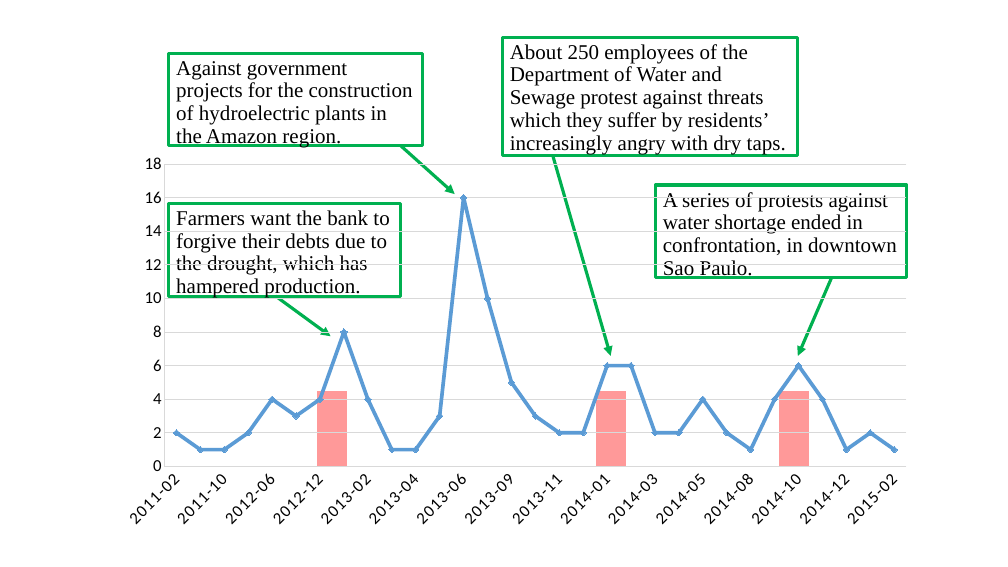
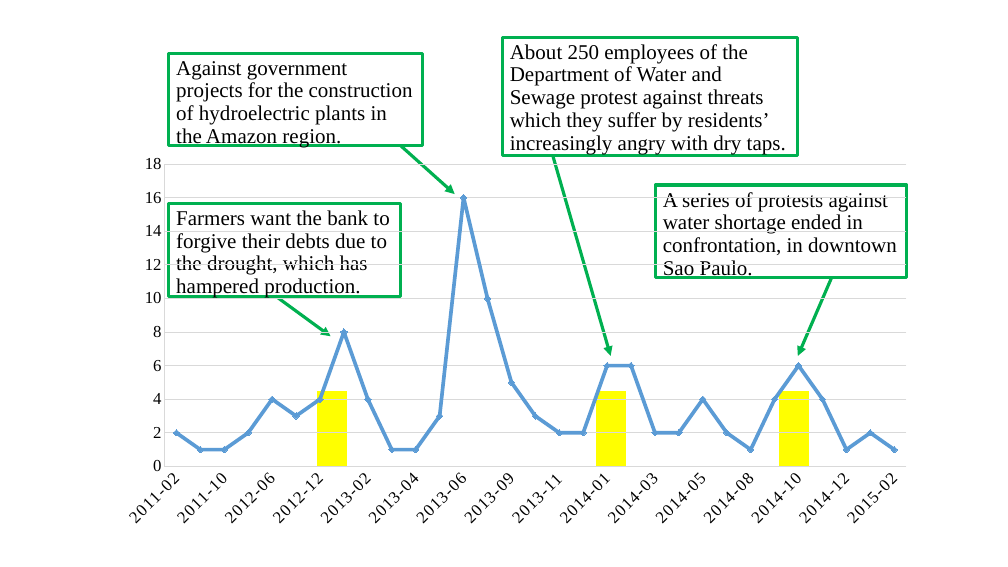
Before and after one commit to fangjin/PNAS-climate, a slide deck: slide 4 of figures/source-code-plot/timeseries-frame.pptx. Drawn at 1008x567 pixels with LibreOffice and Linux fonts; fonts in the diff are those of the drawing. Boxes give left, top, right and bottom in pixels: in the first picture for what was removed or moved away, otherwise in the second. Text is boxed around its words. In the diff, an @@ line names an element or a change of style, - is before the commit and + after.

```diff
--- a/figures/source-code-plot/timeseries-frame.pptx
+++ b/figures/source-code-plot/timeseries-frame.pptx
@@ line chart at (119,147,920,544) @@
@@ category axis changed @@
@@ value axis changed @@
@@ fill #FF9999 to #FFFF00; outline #FF9999 1 pt to #FFFF00 1 pt in 3 elements at (318,391,347,467), (597,391,626,467), (780,391,809,467) @@
```
Also in this commit, not shown: 1 other slide changed, 5 other files.
